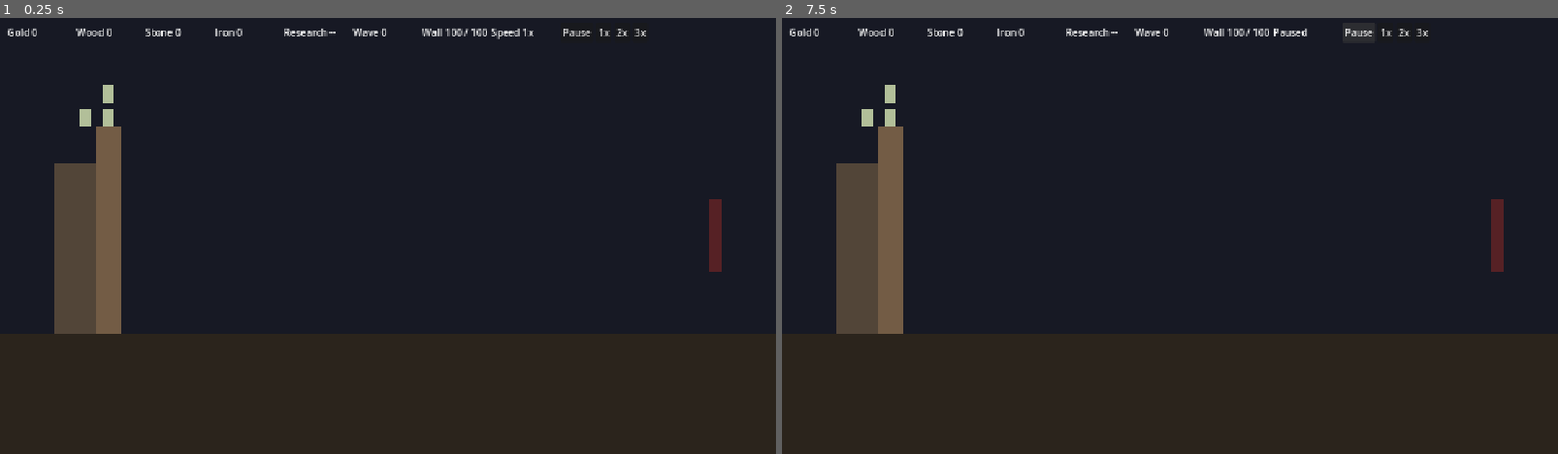
Above: before the commit, frames 1-2 (left to right).
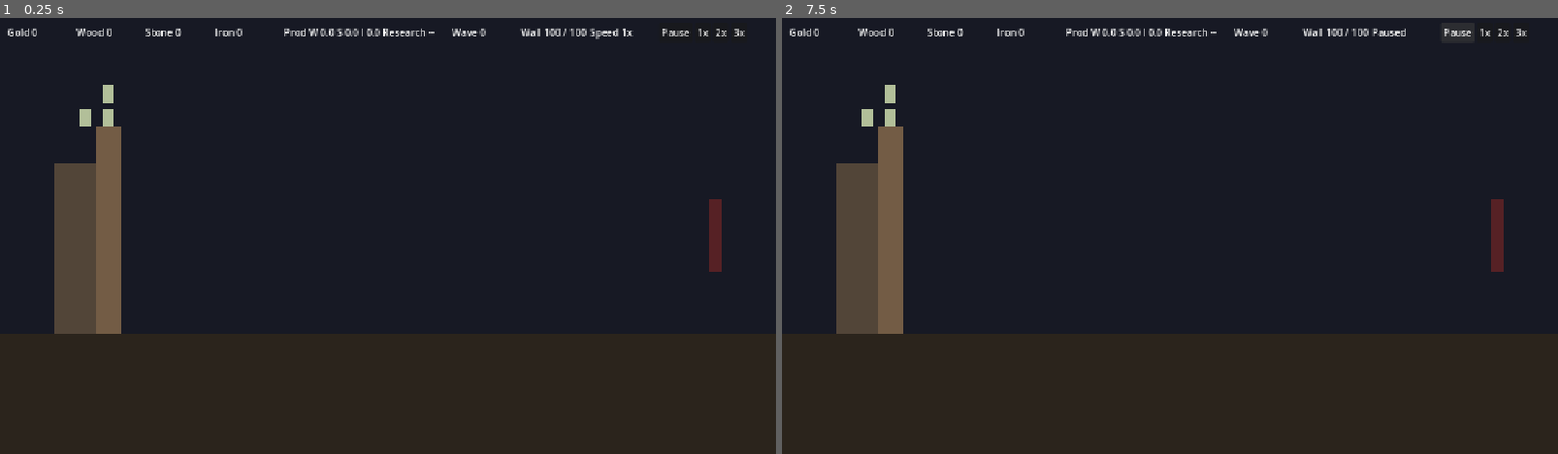
Above: after the commit, the same moments.

Repository: root-Shubh/the-last-wall
Game: Godot game, scene res://scenes/battlefield.tscn
The game is run twice, just before and just after one commit, with the same random seed, the same clock (stepped at 60 frames per second) and the same inputs. This scene is started directly instead of the project's main scene.
Inputs:
- Up to frame 1 (0.25 s): no input
- Up to frame 2 (7.5 s): click "1x" at 0.5 s; click "2x" at 1.25 s; click "3x" at 2 s; click "1x" at 2.75 s; click "2x" at 3.5 s; click "3x" at 4.25 s; click "1x" at 5 s; click "2x" at 5.75 s; click "3x" at 6.5 s; click "Pause" at 7.25 s

The runs differ from the first frame. In frame 1, 0.6% of the frame differs, in the area x 37-96%, y 2-5%; in frame 2, 0.6%.

Commit message:
SVTLW-55 #comment add lumber mill, quarry and iron mine production
Co-Authored-By: Claude Haiku 5.5 <noreply@anthropic.com>

Diff:
--- a/game/autoload/game_state.gd
+++ b/game/autoload/game_state.gd
@@ -21,6 +21,8 @@
 var stone: int = 0
 var iron: int = 0
 var current_wave: int = 0
+## Completed production buildings: building_id -> level (SVTLW-55). Kept in sync by ProductionManager.
+var production_levels: Dictionary = {}
 var wall_max_health: int = DEFAULT_WALL_MAX_HEALTH
 var wall_health: int = DEFAULT_WALL_MAX_HEALTH
 
@@ -40,6 +42,7 @@
 	stone = 0
 	iron = 0
 	current_wave = 0
+	production_levels.clear()
 	wall_max_health = DEFAULT_WALL_MAX_HEALTH
 	wall_health = wall_max_health
 	character_id = ""
@@ -192,6 +195,7 @@
 		"character_id": character_id,
 		"character_name": character_name,
 		"flags": flags.duplicate(),
+		"production": production_levels.duplicate(),
 	}
 
 
@@ -225,7 +229,17 @@
 		var value: Variant = data.get(material, 0)
 		new_materials[material] = int(value) if _is_non_negative_whole(value) else 0
 
+	# Production (SVTLW-55) is optional so saves from before the production story load with none.
+	var new_production: Dictionary = {}
+	var raw_production: Variant = data.get("production", {})
+	if typeof(raw_production) == TYPE_DICTIONARY:
+		for key: Variant in raw_production:
+			var level: Variant = raw_production[key]
+			if typeof(key) == TYPE_STRING and _is_non_negative_whole(level) and int(level) >= 1:
+				new_production[key] = int(level)
+
 	gold = int(data["gold"])
+	production_levels = new_production
 	wood = new_materials["wood"]
 	stone = new_materials["stone"]
 	iron = new_materials["iron"]
--- a/game/resources/building_definition.gd
+++ b/game/resources/building_definition.gd
@@ -19,3 +19,9 @@
 @export var attack_interval_ticks: int = 0
 ## World pixels.
 @export var attack_range: float = 0.0
+## Passive production (SVTLW-55). Empty resource or zero amount/interval means no output.
+## exposure_chance_per_interval is the chance, rolled deterministically per interval, of losing one unit.
+@export var production_resource: String = ""
+@export var production_per_interval: int = 0
+@export var production_interval_ticks: int = 0
+@export var exposure_chance_per_interval: float = 0.0
--- /dev/null
+++ b/game/resources/buildings/iron_mine.tres
@@ -0,0 +1,17 @@
+[gd_resource type="Resource" script_class="BuildingDefinition" load_steps=2 format=3]
+
+[ext_resource type="Script" path="res://resources/building_definition.gd" id="1_def"]
+
+[resource]
+script = ExtResource("1_def")
+building_id = "iron_mine"
+display_name = "Iron Mine"
+build_cost = 90
+wood_cost = 20
+build_time_ticks = 60
+max_level = 3
+required_slot = -1
+production_resource = "iron"
+production_per_interval = 5
+production_interval_ticks = 10
+exposure_chance_per_interval = 0.3
--- /dev/null
+++ b/game/resources/buildings/lumber_mill.tres
@@ -0,0 +1,16 @@
+[gd_resource type="Resource" script_class="BuildingDefinition" load_steps=2 format=3]
+
+[ext_resource type="Script" path="res://resources/building_definition.gd" id="1_def"]
+
+[resource]
+script = ExtResource("1_def")
+building_id = "lumber_mill"
+display_name = "Lumber Mill"
+build_cost = 40
+build_time_ticks = 30
+max_level = 3
+required_slot = -1
+production_resource = "wood"
+production_per_interval = 4
+production_interval_ticks = 10
+exposure_chance_per_interval = 0.1
--- /dev/null
+++ b/game/resources/buildings/quarry.tres
@@ -0,0 +1,16 @@
+[gd_resource type="Resource" script_class="BuildingDefinition" load_steps=2 format=3]
+
+[ext_resource type="Script" path="res://resources/building_definition.gd" id="1_def"]
+
+[resource]
+script = ExtResource("1_def")
+building_id = "quarry"
+display_name = "Quarry"
+build_cost = 50
+build_time_ticks = 40
+max_level = 3
+required_slot = -1
+production_resource = "stone"
+production_per_interval = 2
+production_interval_ticks = 10
+exposure_chance_per_interval = 0.0
--- /dev/null
+++ b/game/systems/production_manager.gd
@@ -0,0 +1,109 @@
+## Passive production from completed buildings (SVTLW-55). Each production interval adds output through GameState.
+## Upgrades raise the level and multiply output. Gold for upgrades is spent by the caller, not here.
+## Register a building from ConstructionManager.construction_completed. The levels are mirrored into
+## GameState.production_levels so they save with the game.
+class_name ProductionManager
+extends Node
+
+signal rates_changed(wood: float, stone: float, iron: float)
+
+const LEVEL_MULTIPLIER: float = 1.5
+
+@export var definitions: Array[BuildingDefinition] = []
+## Injected state node (GameState in the game, a fresh node in tests).
+var state: Node = null
+var _by_id: Dictionary = {}
+
+
+func _rebuild_index() -> void:
+	_by_id.clear()
+	for definition: BuildingDefinition in definitions:
+		_by_id[definition.building_id] = definition
+
+
+func definition(building_id: String) -> BuildingDefinition:
+	if _by_id.is_empty():
+		_rebuild_index()
+	return _by_id.get(building_id, null)
+
+
+## Adds a completed production building at level 1. Returns false for non-production or already registered buildings.
+func register(building_id: String) -> bool:
+	var data: BuildingDefinition = definition(building_id)
+	if data == null or data.production_resource == "" or data.production_per_interval <= 0 or data.production_interval_ticks <= 0:
+		return false
+	if is_registered(building_id):
+		return false
+	state.production_levels[building_id] = 1
+	_emit_rates()
+	return true
+
+
+func is_registered(building_id: String) -> bool:
+	return state.production_levels.has(building_id)
+
+
+func level_of(building_id: String) -> int:
+	return int(state.production_levels.get(building_id, 0))
+
+
+## Raises the level by one and multiplies output. Returns false when not registered or already at max level.
+func upgrade(building_id: String) -> bool:
+	if not is_registered(building_id):
+		return false
+	var data: BuildingDefinition = definition(building_id)
+	if level_of(building_id) >= maxi(data.max_level, 1):
+		return false
+	state.production_levels[building_id] = level_of(building_id) + 1
+	_emit_rates()
+	return true
+
+
+## Units of output one interval produces at the building's current level, before exposure.
+func output_per_interval(building_id: String) -> int:
+	var data: BuildingDefinition = definition(building_id)
+	if data == null or not is_registered(building_id):
+		return 0
+	return int(floor(data.production_per_interval * pow(LEVEL_MULTIPLIER, level_of(building_id) - 1)))
+
+
+## Sum of output per tick for one resource across registered buildings, for the HUD and tests.
+func production_per_tick_for(resource: String) -> float:
+	var total: float = 0.0
+	for building_id: String in state.production_levels:
+		var data: BuildingDefinition = definition(building_id)
+		if data != null and data.production_resource == resource:
+			total += float(output_per_interval(building_id)) / float(data.production_interval_ticks)
+	return total
+
+
+## Rebuilds the registered list from GameState after a load.
+func load_from_state() -> void:
+	_emit_rates()
+
+
+## Runs one tick. Every production_interval_ticks each registered building adds its output.
+func on_tick(tick_index: int) -> void:
+	var ticks_done: int = tick_index + 1
+	for building_id: String in state.production_levels.keys():
+		var data: BuildingDefinition = definition(building_id)
+		if data == null or ticks_done % data.production_interval_ticks != 0:
+			continue
+		var interval_index: int = ticks_done / data.production_interval_ticks
+		var amount: int = output_per_interval(building_id)
+		if _is_exposed(building_id, interval_index, data.exposure_chance_per_interval):
+			amount -= 1
+		state.add_material(data.production_resource, amount)
+
+
+## Deterministic roll: the same building and interval always give the same answer.
+func _is_exposed(building_id: String, interval_index: int, chance: float) -> bool:
+	if chance <= 0.0:
+		return false
+	var rng: RandomNumberGenerator = RandomNumberGenerator.new()
+	rng.seed = ("%s:%d" % [building_id, interval_index]).hash()
+	return rng.randf() < chance
+
+
+func _emit_rates() -> void:
+	rates_changed.emit(production_per_tick_for("wood"), production_per_tick_for("stone"), production_per_tick_for("iron"))
--- /dev/null
+++ b/game/tests/test_production.gd
@@ -0,0 +1,164 @@
+## Headless tests for passive production, upgrades and save (SVTLW-55).
+## Run: godot --headless --path game -s res://tests/test_production.gd
+extends SceneTree
+
+var _failures: int = 0
+
+
+func _initialize() -> void:
+	var state: Node = root.get_node("GameState")
+	_test_lumber_mill_intervals(state)
+	_test_quarry_and_iron_mine(state)
+	_test_exposure_is_deterministic(state)
+	_test_upgrades(state)
+	_test_unregistered_produces_nothing(state)
+	_test_save_round_trip(state)
+	_test_old_save_has_no_production(state)
+	_test_hud_readout(state)
+	print("RESULT: %s (%d failure(s))" % ["PASS" if _failures == 0 else "FAIL", _failures])
+	quit(0 if _failures == 0 else 1)
+
+
+func _check(condition: bool, label: String) -> void:
+	if condition:
+		print("  ok   - %s" % label)
+	else:
+		_failures += 1
+		print("  FAIL - %s" % label)
+
+
+## Builds a manager whose definitions are the three production buildings, with the mill's exposure overridden.
+func _manager(state: Node, mill_exposure: float = 0.0) -> ProductionManager:
+	var manager: ProductionManager = ProductionManager.new()
+	var mill: BuildingDefinition = load("res://resources/buildings/lumber_mill.tres").duplicate() as BuildingDefinition
+	mill.exposure_chance_per_interval = mill_exposure
+	manager.definitions = [mill]
+	for id: String in ["quarry", "iron_mine"]:
+		manager.definitions.append(load("res://resources/buildings/%s.tres" % id))
+	manager.state = state
+	return manager
+
+
+func _run_ticks(manager: ProductionManager, count: int) -> void:
+	for i: int in range(count):
+		manager.on_tick(i)
+
+
+func _test_lumber_mill_intervals(state: Node) -> void:
+	print("lumber mill intervals")
+	state.reset()
+	var manager: ProductionManager = _manager(state)
+	_check(manager.register("lumber_mill"), "completed lumber mill registers at level 1")
+	_check(not manager.register("lumber_mill"), "registering twice is refused")
+	_run_ticks(manager, 9)
+	_check(state.wood == 0, "no wood before the first interval")
+	manager.on_tick(9)
+	_check(state.wood == 4, "lumber mill adds 4 wood at tick 10")
+	for i: int in range(10, 19):
+		manager.on_tick(i)
+	_check(state.wood == 4, "no wood between intervals")
+	manager.on_tick(19)
+	_check(state.wood == 8, "second interval adds another 4 wood")
+	_check(is_equal_approx(manager.production_per_tick_for("wood"), 0.4), "wood rate is 0.4 per tick")
+	manager.free()
+
+
+func _test_quarry_and_iron_mine(state: Node) -> void:
+	print("quarry and iron mine")
+	state.reset()
+	var manager: ProductionManager = _manager(state)
+	manager.register("quarry")
+	manager.register("iron_mine")
+	_run_ticks(manager, 100)
+	_check(state.stone == 20, "quarry adds 2 stone per interval with no exposure")
+	_check(state.iron >= 40 and state.iron <= 50, "iron mine adds its iron, less any exposure losses")
+	_check(state.wood == 0, "quarry and iron mine add no wood")
+	_check(is_equal_approx(manager.production_per_tick_for("iron"), 0.5), "iron rate is 0.5 per tick")
+	_check(is_equal_approx(manager.production_per_tick_for("stone"), 0.2), "stone rate is 0.2 per tick")
+	manager.free()
+
+
+func _test_exposure_is_deterministic(state: Node) -> void:
+	print("exposure")
+	state.reset()
+	var first: ProductionManager = _manager(state, 0.1)
+	first.register("lumber_mill")
+	_run_ticks(first, 500)
+	var first_wood: int = state.wood
+	state.reset()
+	var second: ProductionManager = _manager(state, 0.1)
+	second.register("lumber_mill")
+	_run_ticks(second, 500)
+	_check(state.wood == first_wood, "same inputs give the same wood total")
+	_check(first_wood < 200 and first_wood > 150, "10% exposure loses some but not most output over 50 intervals")
+	state.reset()
+	var certain: ProductionManager = _manager(state, 1.0)
+	certain.register("lumber_mill")
+	_run_ticks(certain, 30)
+	_check(state.wood == 9, "certain exposure loses one unit per interval (3 per interval over 3 intervals)")
+	first.free()
+	second.free()
+	certain.free()
+
+
+func _test_upgrades(state: Node) -> void:
+	print("upgrades")
+	state.reset()
+	var manager: ProductionManager = _manager(state)
+	_check(not manager.upgrade("lumber_mill"), "unregistered building cannot be upgraded")
+	manager.register("lumber_mill")
+	_check(manager.upgrade("lumber_mill") and manager.level_of("lumber_mill") == 2, "upgrade raises level to 2")
+	_check(manager.output_per_interval("lumber_mill") == 6, "level 2 output is 4 x 1.5 = 6")
+	_check(manager.upgrade("lumber_mill") and manager.output_per_interval("lumber_mill") == 9, "level 3 output is 9")
+	_check(not manager.upgrade("lumber_mill") and manager.level_of("lumber_mill") == 3, "upgrade returns false at max level")
+	manager.free()
+
+
+func _test_unregistered_produces_nothing(state: Node) -> void:
+	print("unregistered")
+	state.reset()
+	var manager: ProductionManager = _manager(state)
+	_run_ticks(manager, 100)
+	_check(state.wood == 0 and state.stone == 0 and state.iron == 0, "production stops for an unregistered building")
+	_check(manager.production_per_tick_for("wood") == 0.0, "unregistered building has no rate")
+	manager.free()
+
+
+func _test_save_round_trip(state: Node) -> void:
+	print("save round trip")
+	state.reset()
+	var manager: ProductionManager = _manager(state)
+	manager.register("quarry")
+	manager.upgrade("quarry")
+	var text: String = JSON.stringify(state.to_dict())
+	state.reset()
+	_check(state.from_dict(JSON.parse_string(text)), "save with production loads")
+	_check(state.production_levels == {"quarry": 2}, "production levels survive the round trip")
+	manager.state = state
+	manager.load_from_state()
+	_check(manager.level_of("quarry") == 2, "manager reads restored levels")
+	manager.free()
+
+
+func _test_old_save_has_no_production(state: Node) -> void:
+	print("old save")
+	state.reset()
+	state.production_levels["lumber_mill"] = 1
+	var old_save: Dictionary = {"gold": 10, "wave": 1, "wall_health": 100, "wall_max_health": 100}
+	_check(state.from_dict(old_save), "save without production field still loads")
+	_check(state.production_levels.is_empty(), "missing production loads as none")
+
+
+func _test_hud_readout(state: Node) -> void:
+	print("hud readout")
+	state.reset()
+	var manager: ProductionManager = _manager(state)
+	manager.register("lumber_mill")
+	var hud: TopBar = TopBar.new()
+	root.add_child(hud)
+	hud.bind_production(manager)
+	_check(hud._production_label.text == "Prod W 0.4 S 0.0 I 0.0", "HUD shows the per-tick production rates")
+	manager.upgrade("lumber_mill")
+	_check(hud._production_label.text == "Prod W 0.6 S 0.0 I 0.0", "HUD updates when a building is upgraded")
+	hud.free()
+	manager.free()
--- a/game/ui/top_bar.gd
+++ b/game/ui/top_bar.gd
@@ -10,6 +10,7 @@
 var _wood_label: Label
 var _stone_label: Label
 var _iron_label: Label
+var _production_label: Label
 var _research_label: Label
 var _wave_label: Label
 var _wall_label: Label
@@ -33,6 +34,7 @@
 	_wood_label = _label(bar, "Wood 0")
 	_stone_label = _label(bar, "Stone 0")
 	_iron_label = _label(bar, "Iron 0")
+	_production_label = _label(bar, "Prod W 0.0 S 0.0 I 0.0")
 	_research_label = _label(bar, "Research %s" % PLACEHOLDER)
 	_wave_label = _label(bar, "Wave 0")
 	_wall_label = _label(bar, "Wall --")
@@ -64,6 +66,18 @@
 	_iron_label.text = "Iron %d" % game_state.iron
 	_wall_label.text = "Wall %d / %d" % [game_state.wall_health, game_state.wall_max_health]
 	_refresh_speed()
+
+
+## Connects the per-tick production readout (SVTLW-55). Call after build() or let this call it.
+func bind_production(manager: ProductionManager) -> void:
+	build()
+	manager.rates_changed.connect(show_production)
+	show_production(manager.production_per_tick_for("wood"), manager.production_per_tick_for("stone"), manager.production_per_tick_for("iron"))
+
+
+func show_production(wood_rate: float, stone_rate: float, iron_rate: float) -> void:
+	build()
+	_production_label.text = "Prod W %.1f S %.1f I %.1f" % [wood_rate, stone_rate, iron_rate]
 
 
 func set_speed(value: int) -> void:
Not shown, added: game/systems/production_manager.gd.uid
Not shown, added: game/tests/test_production.gd.uid
